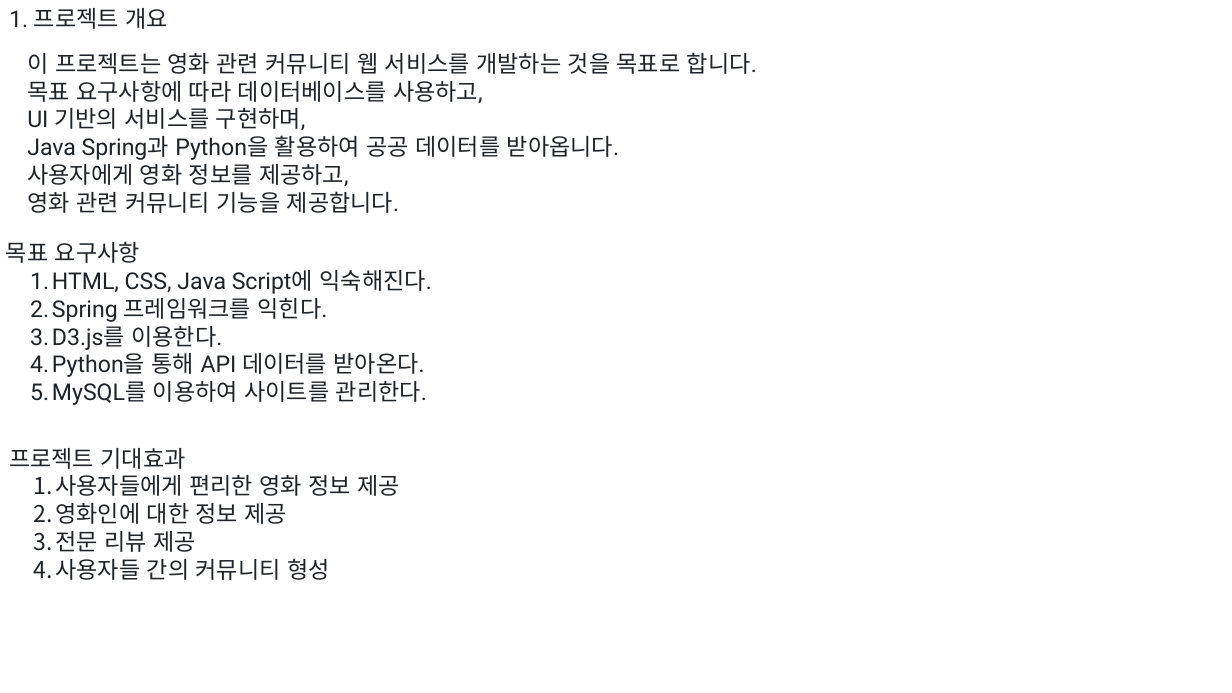
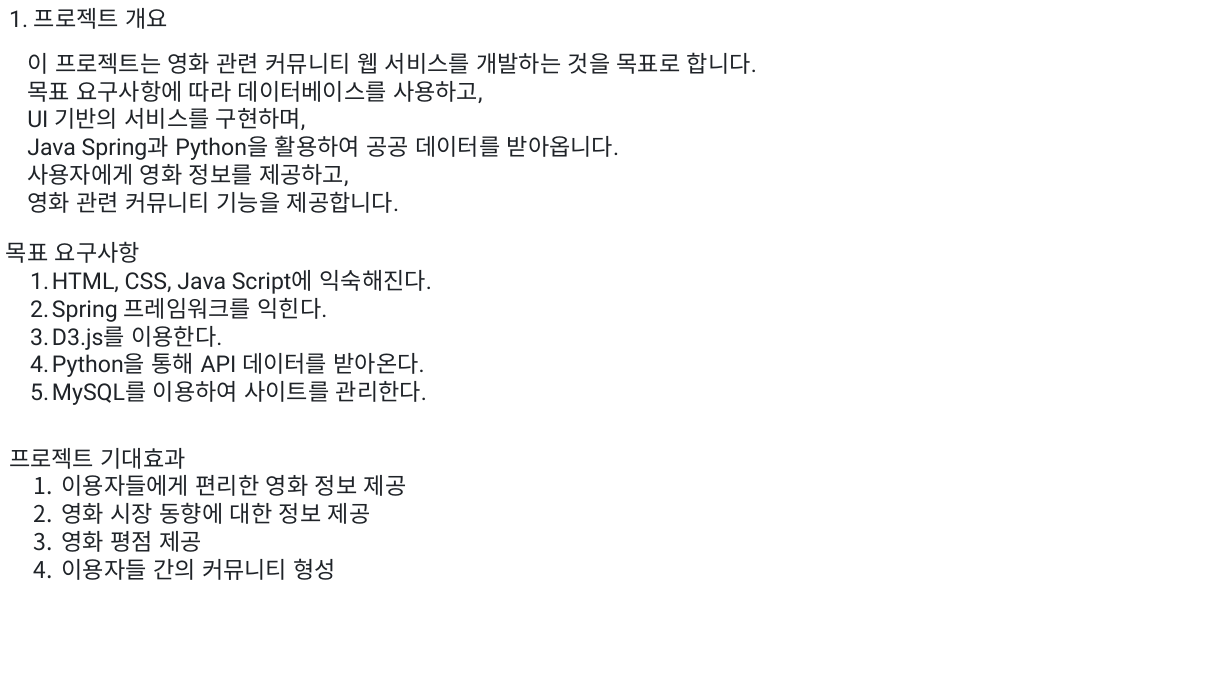
Before and after one commit to 909ma/VIE-Oh-What-is-The-Film-Today, a slide deck: slide 3 of 기타/발표 자료/초본.pptx. Drawn at 1232x693 pixels with LibreOffice and Linux fonts; fonts in the diff are those of the drawing. Boxes give left, top, right and bottom in pixels: in the first picture for what was removed or moved away, otherwise in the second. Text is boxed around its words. In the diff, an @@ line names an element or a change of style, - is before the commit and + after.

```diff
--- a/기타/발표 자료/초본.pptx
+++ b/기타/발표 자료/초본.pptx
@@ text at <box>62,475,407,580</box>: text changed @@
-  1. 사용자들에게 편리한 영화 정보 제공
-  2. 영화인에 대한 정보 제공
-  3. 전문 리뷰 제공
-  4. 사용자들 간의 커뮤니티 형성
+  1. 이용자들에게 편리한 영화 정보 제공
+  2. 영화 시장 동향에 대한 정보 제공
+  3. 영화 평점 제공
+  4. 이용자들 간의 커뮤니티 형성
```
